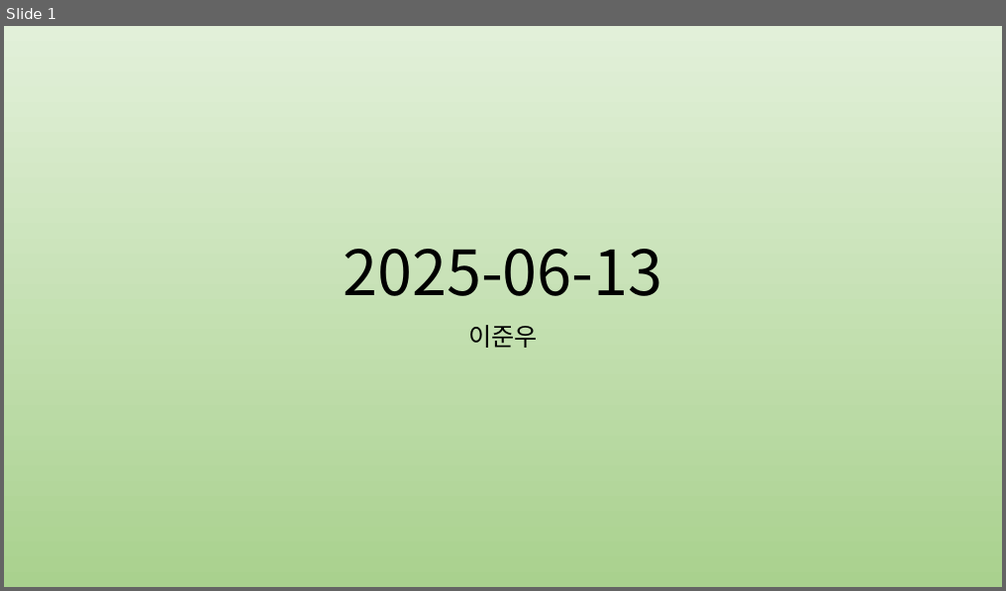
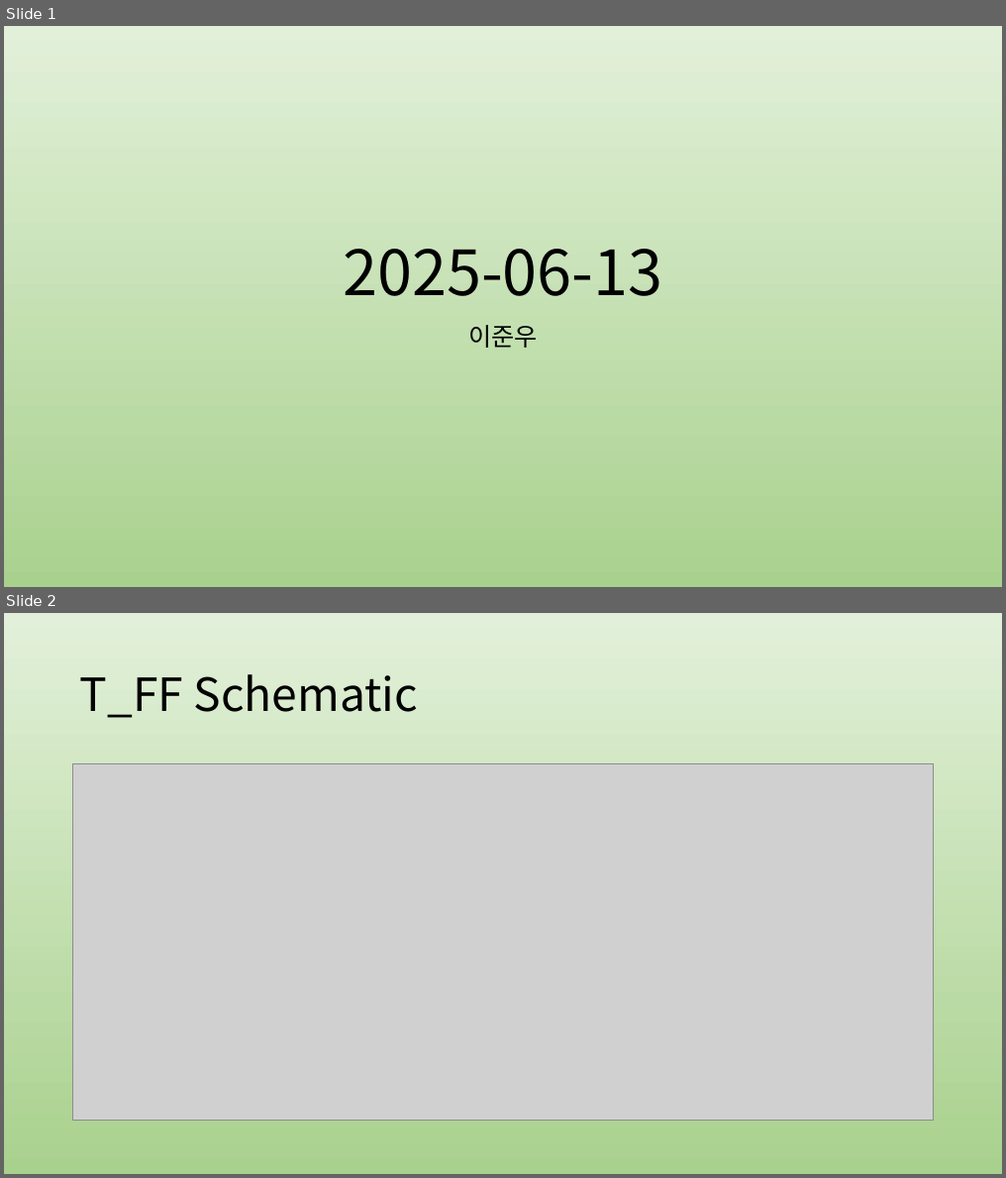
Before and after one commit to jwl1109/IOT, a slide deck: VLSI design 설계 실습/2025-06-13.pptx. Shown one above the other, each under a label of ours: slide 1 before the commit, slides 1 and 2 after it. The pictures are 1006x591 and 1006x1178 pixels, drawn with LibreOffice and Linux fonts; fonts in the diff are those of the drawing; grey boxes stand for pictures. Boxes give left, top, right and bottom in pixels: in the first picture for what was removed or moved away, otherwise in the second. Text is boxed around its words. In the diff, an @@ line names an element or a change of style, - is before the commit and + after.

```diff
--- a/VLSI design 설계 실습/2025-06-13.pptx
+++ b/VLSI design 설계 실습/2025-06-13.pptx
@@ slide 2 added at (4,613,1002,1174), background gradient #E2F0D9 to #A9D18E @@
@@ title added at (80,674,418,718), 44 pt, text #000000 @@
+T_FF Schematic
@@ picture added at (73,763,934,1120) @@
```
Also in this commit, not shown: 1 slide changed, 2 other slides added.
